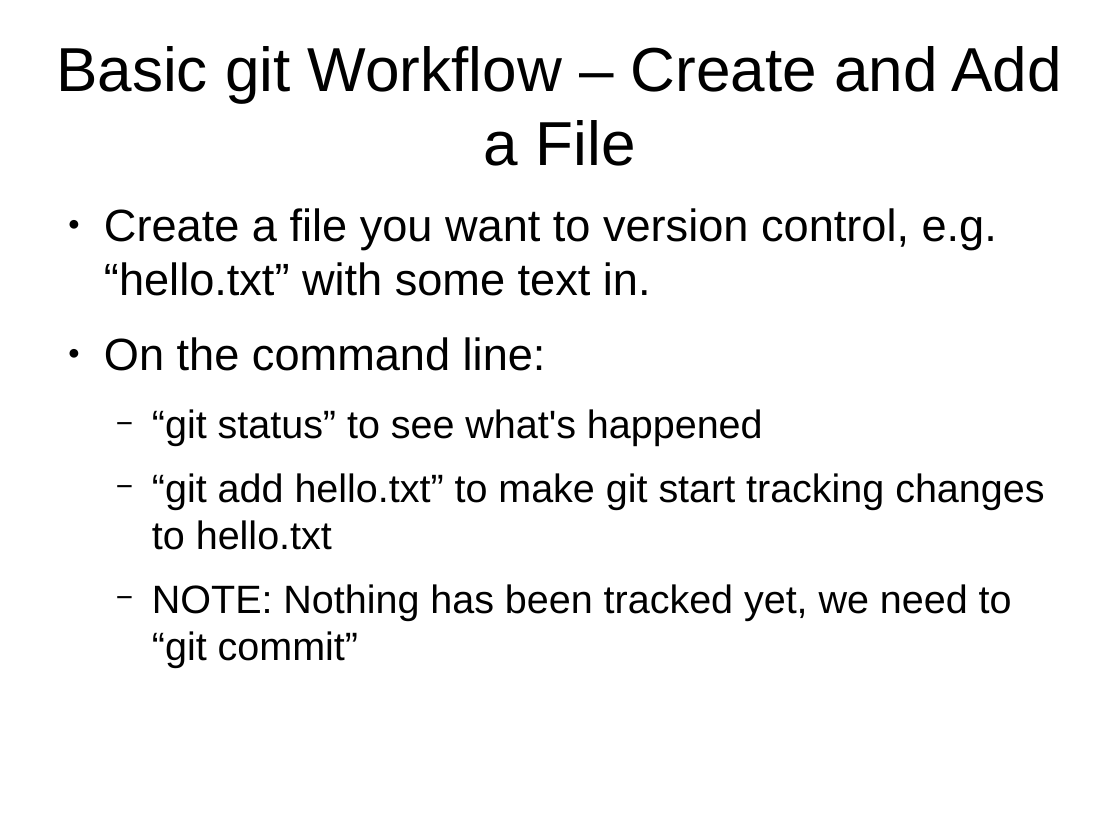
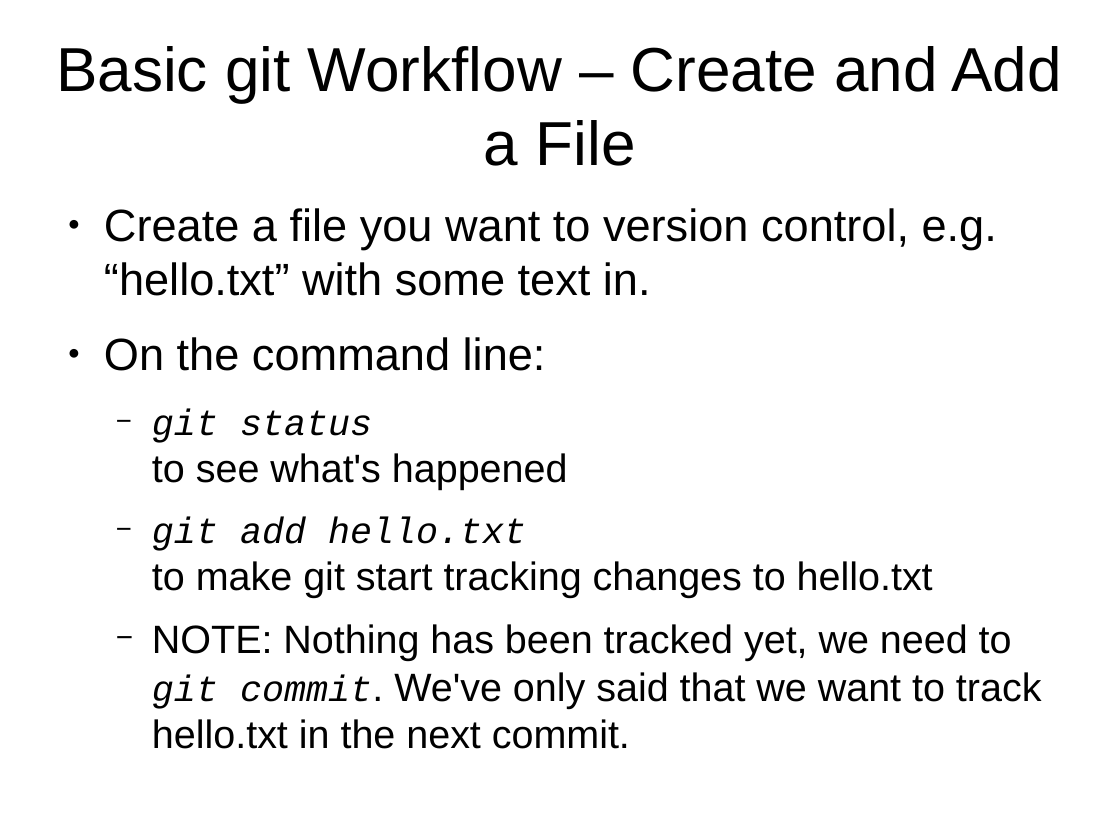
Before and after one commit to zygos/LectureOne, a slide deck: slide 6 of slides.odp. Drawn at 1120x840 pixels with LibreOffice and Linux fonts; fonts in the diff are those of the drawing. Boxes give left, top, right and bottom in pixels: in the first picture for what was removed or moved away, otherwise in the second. Text is boxed around its words. In the diff, an @@ line names an element or a change of style, - is before the commit and + after.

```diff
--- a/slides.odp
+++ b/slides.odp
@@ text at (152,409,1042,749): text changed @@
-  − “git status” to see what's happened
-  − “git add hello.txt” to make git start tracking changes to hello.txt
-  − NOTE: Nothing has been tracked yet, we need to “git commit”
+  − git status
+    to see what's happened
+  − git add hello.txt
+    to make git start tracking changes to hello.txt
+  − NOTE: Nothing has been tracked yet, we need to git commit. We've only said that we want to track hello.txt in the next commit.
```
Also in this commit, not shown: 6 other slides changed.
